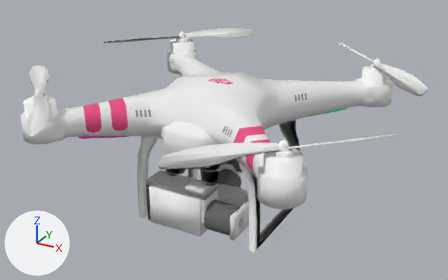
Two versions of the FBX model Assets/03 Models/Drones/DJIPhantom/DJIPhantom.FBX, one commit apart.
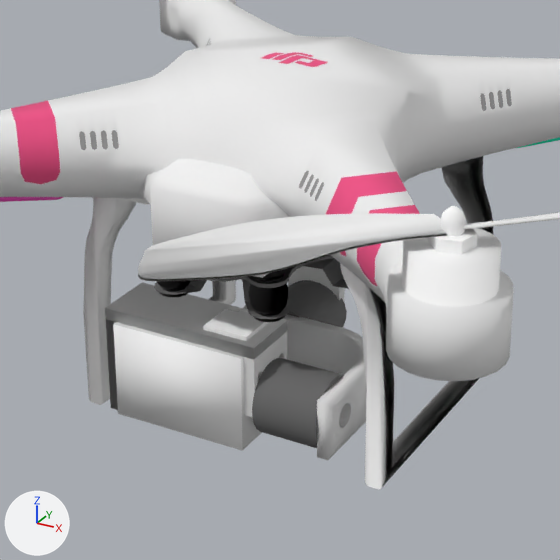
Each version appears first whole from a 50 mm lens placed at (0.279, -0.51, 0.346), pointed at (-0.009, 0.014, 0.084), and next in a close-up on the part from 23% to 73% of the width and 21% to 100% of the height. Arrows for +X, +Y and +Z are at lower left; the lights stay in place. Where no turn or scale is listed for an object, it has been applied to the vertices. Vertices at the same position are counted once.

The scene before the commit, as lines of its bpy script (objects in view):
```python
ob_cameraholder = bpy.data.objects.new('CameraHolder', me_mesh_022)
ob_cameraholder.location = (0.0051, -0.043, 0.0371)
ob_cameramodel = bpy.data.objects.new('CameraModel', me_mesh_024)
ob_cameramodel.location = (0.0028, -0.0582, 0.0086)
ob_camerarigpart3 = bpy.data.objects.new('CameraRigPart3', me_mesh_008)
ob_camerarigpart3.location = (-0.0242, -0.0251, 0.0735)
ob_camerarigpart4 = bpy.data.objects.new('CameraRigPart4', me_mesh_021)
ob_camerarigpart4.location = (-0.0171, -0.0003, 0.0152)
ob_camerarotor1 = bpy.data.objects.new('CameraRotor1', me_mesh_011)
ob_camerarotor1.location = (-0.0116, 0.0167, 0.0278)
ob_camerarotor2 = bpy.data.objects.new('CameraRotor2', me_mesh_020)
ob_camerarotor2.location = (0.0247, -0.043, 0.0278)
ob_rotorblades4 = bpy.data.objects.new('RotorBlades4', me_mesh_018)
ob_rotorblades4.location = (0.1122, -0.114, 0.1523)
# also in view: 'BodyLegs' at (-0.012, 0.01, 0.051); 'CameraRigPart1' at (-0.012, -0.012, 0.076); 'CameraRigPart2' at (-0.012, -0.014, 0.076); 'RotorBearing4' at (0.112, -0.114, 0.152); 'CameraMotherboard' at (-0.007, -0.043, 0.056)
```
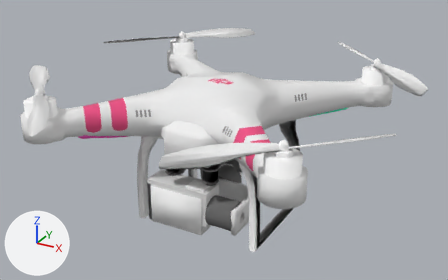
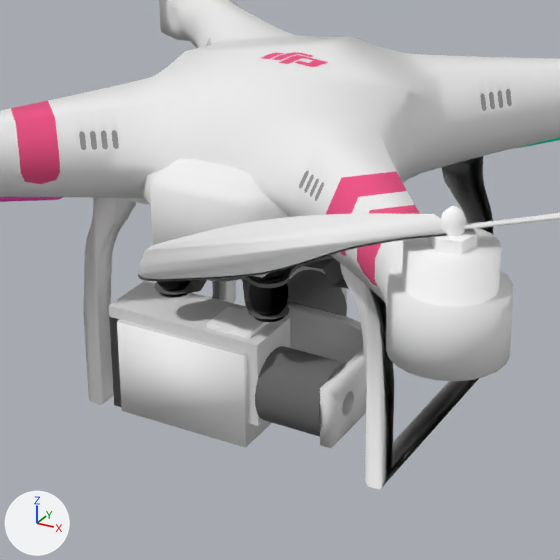
The newer file is also rescaled (x0.888), turned or shifted as a whole; pictures and numbers use the older file's frame.

Boxes (x1, y1, x2, y2) around the edits, measured in the close-ups (560 x 560 px):
'CameraModel', mesh moved: before (113, 322, 262, 451); after (117, 320, 271, 448)
'CameraHolder', reshaped (7% taller): before (105, 282, 288, 417); after (109, 281, 290, 426)
'CameraRigPart4', mesh moved: before (243, 305, 367, 460); after (245, 302, 367, 448)
'CameraRotor2', mesh moved: before (252, 358, 343, 448); after (255, 346, 346, 437)
'CameraRotor1', reshaped: before (287, 280, 347, 327); after (287, 270, 347, 317)
'CameraRigPart3', moved: before (288, 266, 345, 328); after (291, 266, 347, 317)

The change in detail:
me_mesh_022 is used by ob_cameraholder; location (0.0051, -0.043, 0.0371).
me_mesh_022 had 338 vertices, 752 faces and spanned x -0.0669..0.0025, y -0.013..0.0134, z -0.0285..0.0181.
me_mesh_022 now has 338 vertices, 760 faces and spans x -0.0669..0.0025, y -0.0105..0.0155, z -0.0285..0.0181.
me_mesh_022 part 4: 338 of 338 vertices moved; they spanned x -0.0669..0.0025, y -0.013..0.0134, z -0.0285..0.0181 and now span x -0.0669..0.0025, y -0.0105..0.0155, z -0.0285..0.0181; mean shift (0.0, 0.0025, -0.0039); largest move (-0.0669, -0.0009, -0.0157) -> (0.0025, 0.0155, 0.0181).
me_mesh_020 has 96 vertices, 184 faces and spans x -0.017..0.011, y -0.015..0.015, z -0.015..0.015.
me_mesh_020 is used by ob_camerarotor2; location (0.0247, -0.043, 0.0278).
me_mesh_020 part 2: the whole mesh is moved by (0.0, 0.0023, 0.0041).
me_mesh_011 is used by ob_camerarotor1; location (-0.0116, 0.0167, 0.0278).
me_mesh_011 had 94 vertices, 184 faces and spanned x -0.015..0.015, y -0.0178..0.0134, z -0.0122..0.0151.
me_mesh_011 now has 96 vertices, 184 faces and spans x -0.0149..0.0152, y -0.0147..0.0133, z -0.0109..0.0191.
me_mesh_011 part 3: the whole mesh is rebuilt.
me_mesh_024 has 8 vertices, 6 faces and spans x -0.0596..0.0, y 0.0..0.0305, z 0.0..0.0415.
me_mesh_024 is used by ob_cameramodel; location (0.0028, -0.0582, 0.0086).
me_mesh_024 part 1: the whole mesh is moved by (0.0, 0.0025, 0.0).
me_mesh_021 has 92 vertices, 184 faces and spans x -0.011..0.0576, y -0.0564..0.0, z 0.0..0.0252.
me_mesh_021 is used by ob_camerarigpart4; location (-0.0171, -0.0003, 0.0152).
me_mesh_021 part 5: the whole mesh is moved by (0.0, 0.0023, 0.0041).
Object 'CameraRigPart3' (ob_camerarigpart3) moves from (-0.0242, -0.0251, 0.0735) to (-0.0242, -0.0227, 0.0826).
